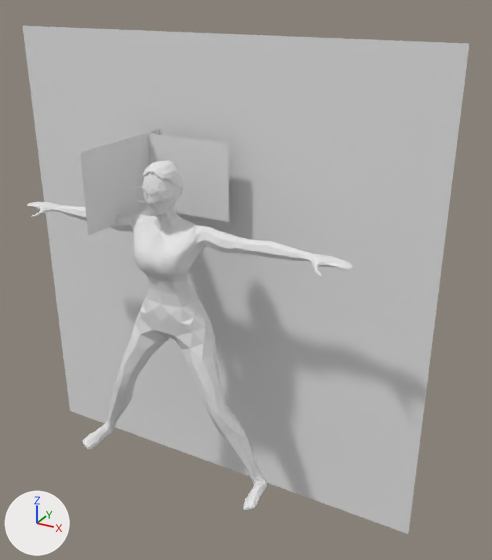
Renders of the Blender file Assets/Meshes/Players/BlendFiles/sophie-2.0-export.blend from each side of a commit.
Camera for both pictures: a camera (50 mm lens) standing at (1.71, -2.36, 2.34) and looking at (0.25, 0.29, 1.01). The lights are fixed; the arrows at lower left show +X, +Y and +Z.

Names of what the first picture shows: 'Body', 'Glasses', 'Hair', 'female-face-front-side', 'female-face-front-side.001', 'vitruvian-woman'.
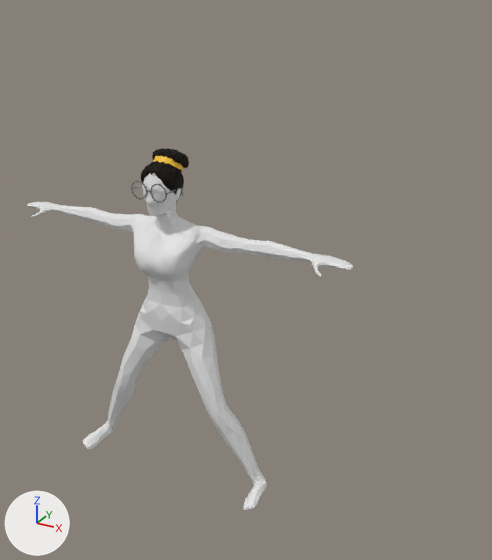
Commit message: adds hair and hair tie

Location of each change, (x1, y1, x2, y2) in pixels of the pictures (492 x 560 px):
```json
{"object": "vitruvian-woman", "change": "hidden", "before": [23, 26, 470, 534]}
{"object": "female-face-front-side", "change": "hidden", "before": [80, 129, 160, 236]}
{"object": "female-face-front-side.001", "change": "hidden", "before": [125, 130, 229, 222]}
{"object": "Hair", "change": "reshaped, modifiers changed", "before": [143, 160, 183, 194], "after": [141, 148, 189, 203]}
{"object": "Glasses", "change": "moved, turned", "before": [134, 186, 181, 205], "after": [131, 181, 183, 203]}
{"object": "HairTie", "change": "added", "after": [153, 156, 183, 173]}
```

Scene script edits in JSON lines:
```json
{"op": "add", "block": "mat_hair", "code": ["mat_hair = principled_material('Hair')", "mat_hair.base_color = (0.0111, 0.00855, 0.00612)  # black #1b1712", "mat_hair.roughness = 0.743", "mat_hair.specular_ior_level = 0.153"]}
{"op": "add", "block": "mat_hairtie", "code": ["mat_hairtie = principled_material('HairTie')", "mat_hairtie.base_color = (1.0, 0.591, 0.0246)  # yellow #ffca2b"]}
{"block": "me_mesh", "where": "# used by ob_hair; location = (0.0, 0.0, 0.0)"}
{"op": "remove", "block": "me_mesh", "code": "me_mesh.from_pydata(...)  # 103 vertices, 152 faces; spans x -0.077..0.077, y -0.087..0.076, z 1.431..1.617"}
{"op": "add", "block": "me_mesh", "code": "me_mesh.from_pydata(...)  # 7068 vertices, 14130 faces, 1 loose edge; spans x -0.089..0.089, y -0.09..0.128, z 1.435..1.673"}
{"block": "me_mesh", "change": "me_mesh part 1: 1 vertex moved within x 0.0, y 0.056, z 1.448; 102 vertices removed from x -0.077..0.077, y -0.087..0.076, z 1.431..1.617; 7067 vertices added at x -0.089..0.089, y -0.09..0.128, z 1.435..1.673"}
{"op": "add", "block": "me_mesh", "code": "me_mesh.materials.append(mat_hair)  # black #1b1712"}
{"op": "add", "block": "me_hairtie", "code": ["me_hairtie = bpy.data.meshes.new('HairTie')", "me_hairtie.from_pydata(...)  # 36 vertices, 19 faces; spans x -0.98..0.98, y -1.0..1.01, z 0.0..0.43", "me_hairtie.materials.append(mat_hairtie)  # yellow #ffca2b"]}
{"op": "add", "block": "ob_vitruvian_woman", "code": "ob_vitruvian_woman.hide_set(True)"}
{"op": "add", "block": "ob_female_face_front_side", "code": "ob_female_face_front_side.hide_set(True)"}
{"op": "add", "block": "ob_female_face_front_side_001", "code": "ob_female_face_front_side_001.hide_set(True)"}
{"op": "set", "path": "ob_glasses.location", "old": "(0.0, 0.0, 0.0)", "new": "(0.0, -0.115, 1.516)"}
{"op": "set", "path": "ob_glasses.rotation_euler", "old": "(0.0, 0.0, 0.0)", "new": "(0.000872, 0.0, 0.0)", "note": "degrees (0, 0, 0)"}
{"op": "remove", "block": "ob_hair", "code": "_m = ob_hair.modifiers.new('geometry_extract_solidify', 'SOLIDIFY')"}
{"op": "remove", "block": "ob_hair", "code": "_m.offset = 1.0"}
{"op": "add", "block": "ob_hairtie", "code": ["ob_hairtie = bpy.data.objects.new('HairTie', me_hairtie)", "ob_hairtie.location = (0.0, 0.031, 1.591)", "ob_hairtie.rotation_euler = (2.55, 0.0, 0.0)  # degrees (146, 0, 0)", "ob_hairtie.scale = (-0.0658, -0.0658, -0.0658)"]}
```
